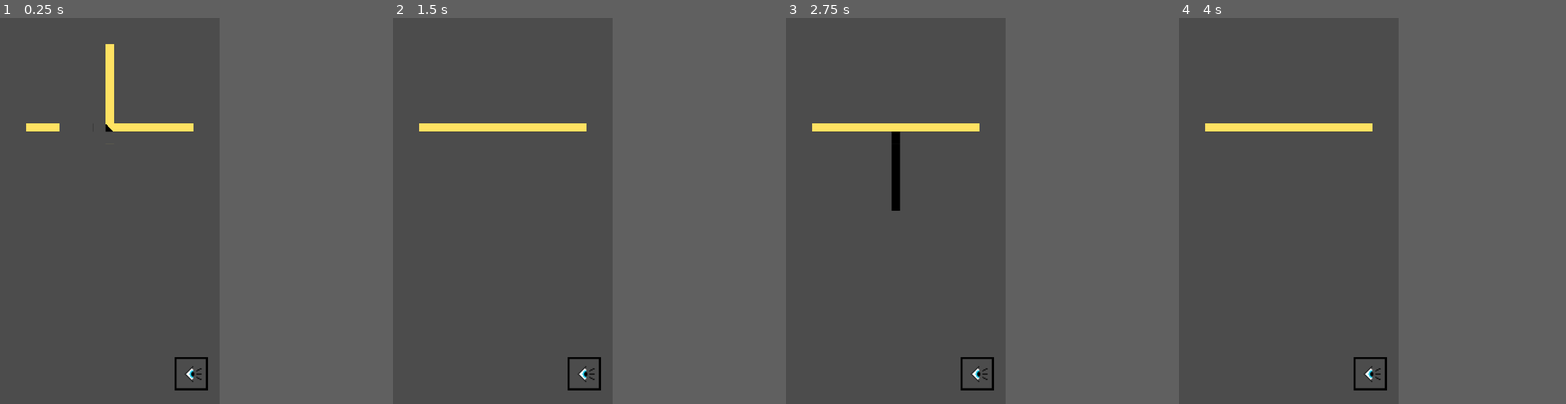
Above: before the commit, frames 1-4 (left to right).
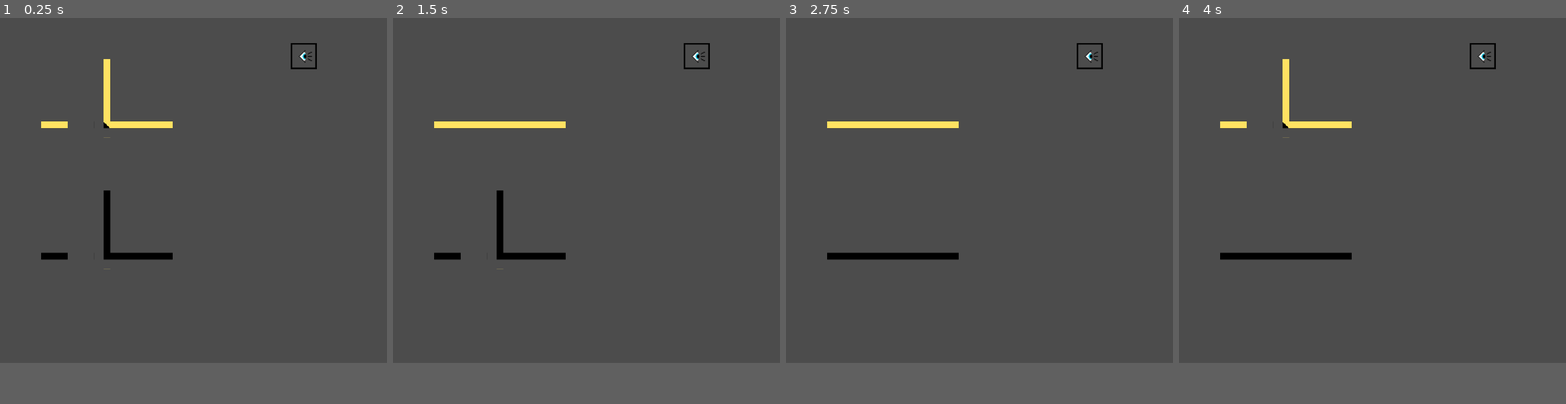
Above: after the commit, the same moments.

Repository: jojva/ld48
Game: Godot game, scene res://Main.tscn
The game is run twice, just before and just after one commit, with the same random seed, the same clock (stepped at 60 frames per second) and the same inputs.
Inputs (mouse positions are in pixels of both pictures, inside the frame that each line leads up to):
- Up to frame 1 (0.25 s): no input
- Up to frame 2 (1.5 s): tap Enter at 0.5 s; move the mouse to (551, 191) at 0.52 s; hold Right (ui_right) 0.53-1.28 s; click (551, 191) at 0.67 s; tap Space at 1.25 s; move the mouse to (458, 230) at 1.27 s; hold Down (ui_down) from 1.28 s (still down)
- Up to frame 3 (2.75 s): tap Enter at 2 s; move the mouse to (917, 126) at 2.02 s; release Down (ui_down) at 2.03 s; hold Right (ui_right) from 2.03 s (still down)
- Up to frame 4 (4 s): tap Space at 2.75 s; move the mouse to (1279, 288) at 2.77 s; release Right (ui_right) at 2.78 s; hold Up (ui_up) 2.78-3.53 s; click (1279, 288) at 2.92 s; tap Enter at 3.5 s; move the mouse to (1353, 268) at 3.52 s; hold Left (ui_left) from 3.53 s (still down)
The window is 454x799 before the commit and 800x714 after it. Grey fills any space a smaller window leaves; there, only what the larger window draws over its background counts as a difference.

The runs differ from the first frame. In frame 1, 2.0% of the frame differs, in the area x 6-82%, y 6-97%; in frame 2, 1.8%; in frame 3, 2.2%; in frame 4, 2.1%.

Commit message:
Better viewport

Diff:
--- a/Main.gd
+++ b/Main.gd
@@ -2,6 +2,13 @@
 
 
 var current_face = 0
+
+
+func _ready():
+	$ViewportContainer.margin_left = 100
+	$ViewportContainer.margin_top = 100
+	$ViewportContainer/Viewport.size = Vector2(320, 640)
+	$ViewportContainer/Viewport/Tower.scale = Vector2(2, 2)
 
 
 func _input(e):
--- a/Main.tscn
+++ b/Main.tscn
@@ -8,24 +8,22 @@
 script = ExtResource( 2 )
 
 [node name="ViewportContainer" type="ViewportContainer" parent="."]
-margin_left = 100.0
-margin_top = 100.0
-margin_right = 740.0
-margin_bottom = 1380.0
+margin_right = 320.0
+margin_bottom = 640.0
 __meta__ = {
 "_edit_use_anchors_": false
 }
 
 [node name="Viewport" type="Viewport" parent="ViewportContainer"]
-size = Vector2( 640, 1280 )
 handle_input_locally = false
 render_target_update_mode = 3
 
 [node name="Tower" parent="ViewportContainer/Viewport" instance=ExtResource( 1 )]
+scale = Vector2( 1, 1 )
 
 [node name="HUD" type="CanvasLayer" parent="."]
 
 [node name="Eye" type="Sprite" parent="HUD"]
-position = Vector2( 731.174, 1363.46 )
-scale = Vector2( 4, 4 )
+position = Vector2( 737.788, 92.6379 )
+scale = Vector2( 2, 2 )
 texture = ExtResource( 3 )
--- a/Tower.gd
+++ b/Tower.gd
@@ -4,7 +4,7 @@
 
 const START_X = 2
 const START_Y = 0
-const NB_LEVELS = 1
+const NB_LEVELS = 2
 var TOTAL_ROWS = Constants.ROWS * NB_LEVELS
 
 enum Directions {
--- a/Tower.tscn
+++ b/Tower.tscn
@@ -244,6 +244,12 @@
 [node name="Circuit" parent="Level0" index="0"]
 tile_data = PoolIntArray( 2, -1610612733, 0, 65538, -1610612733, 0, 131072, 3, 0, 131074, 2, 0, 131075, 3, 0, 131076, 3 …(263 unchanged characters)…
 
+[node name="Level1" parent="." instance=ExtResource( 4 )]
+position = Vector2( 0, 160 )
+
+[node name="Circuit" parent="Level1" index="0"]
+tile_data = PoolIntArray( 2, -1610612733, 0, 65538, -1610612733, 0, 131072, 3, 0, 131074, 2, 0, 131075, 3, 0, 131076, 3, 0, 131077, 3, 0, 131078, 3, 0, 131079, 3, 0, 131080, 3, 0, 131081, 3, 0, 131082, 3, 0, 131083, 3, 0, 131084, 1, 0, 131085, 3, 0, 131086, 3, 0, 131087, 3, 0, 131088, 3, 0, 131089, 3, 0, 131090, 3, 0, 131091, 3, 0, 196620, -1610612733, 0, 262156, -1610612733, 0 )
+
 [node name="Light" type="TileMap" parent="."]
 tile_set = SubResource( 1 )
 cell_size = Vector2( 32, 32 )
@@ -253,5 +259,7 @@
 
 [connection signal="game_won" from="." to="." method="_on_Main_game_won"]
 [connection signal="updated" from="Level0" to="." method="_on_Level_updated"]
+[connection signal="updated" from="Level1" to="." method="_on_Level_updated"]
 
 [editable path="Level0"]
+[editable path="Level1"]
--- a/project.godot
+++ b/project.godot
@@ -38,8 +38,9 @@
 
 [display]
 
-window/size/width=840
-window/size/height=1480
+window/size/width=940
+window/size/height=840
+window/dpi/allow_hidpi=true
 window/stretch/mode="2d"
 window/stretch/aspect="keep"
 
